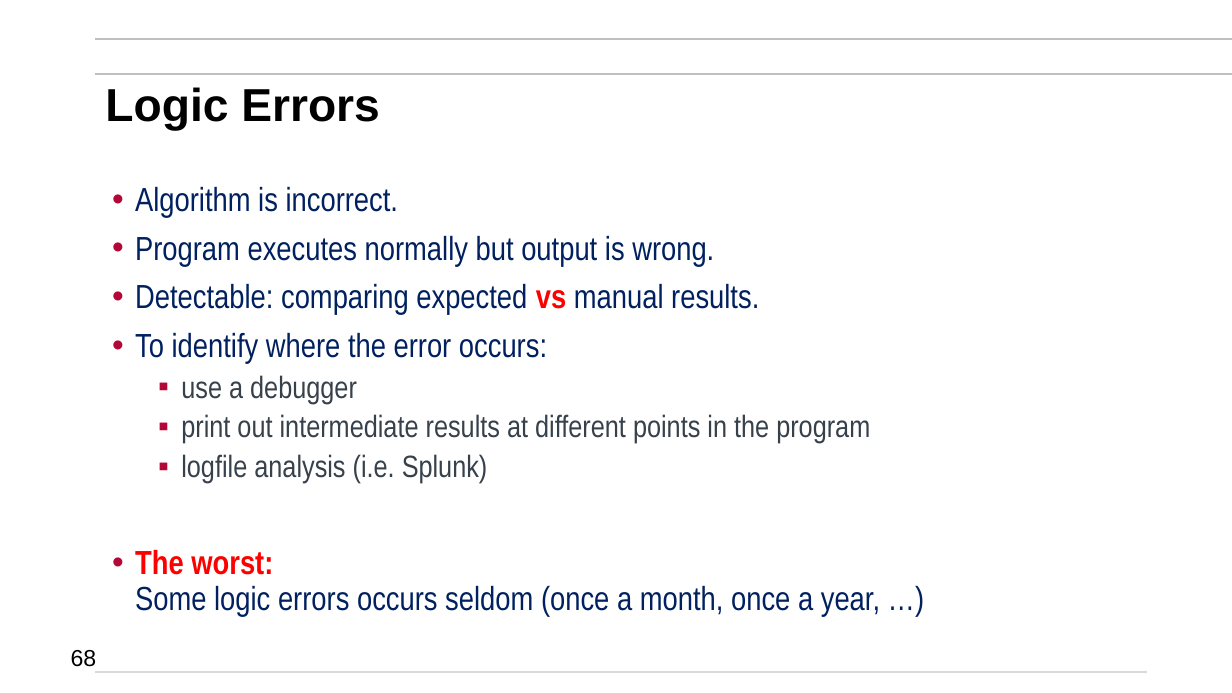
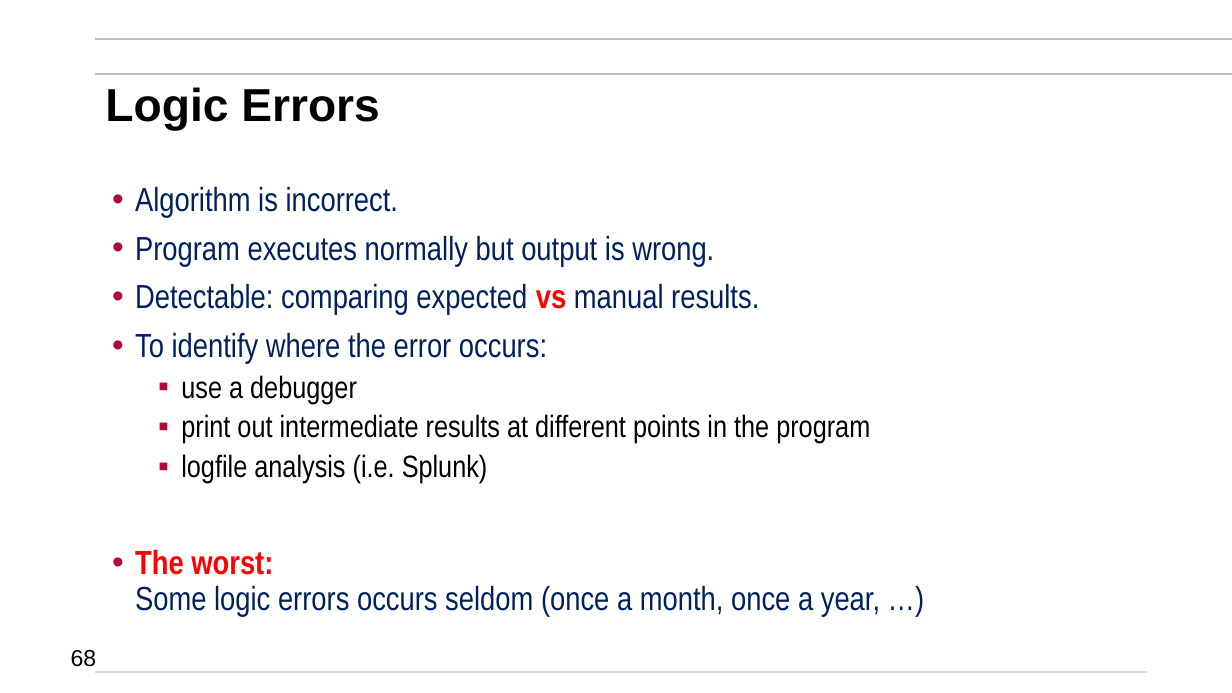
Before and after one commit to mikegrace2/CSEN160-Fall2026-Course-Website, a slide deck: slide 68 of lectures/Week01_JavaRefresher/3_JavaRefresher_V4.pptx. Drawn at 1232x693 pixels with LibreOffice and Linux fonts; fonts in the diff are those of the drawing; background and template pictures are left out. Boxes give left, top, right and bottom in pixels: in the first picture for what was removed or moved away, otherwise in the second. Text is boxed around its words. In the diff, an @@ line names an element or a change of style, - is before the commit and + after.

Commit message:
Only style updates

```diff
--- a/lectures/Week01_JavaRefresher/3_JavaRefresher_V4.pptx
+++ b/lectures/Week01_JavaRefresher/3_JavaRefresher_V4.pptx
@@ text at (x1=181, y1=375, x2=870, y2=483): text colour #37414B to #000000 in "use a debugger", "print out intermediate results at different points ...", "logfile analysis (i.e. Splunk)" @@
```
Also in this commit, not shown: 9 other slides changed.
